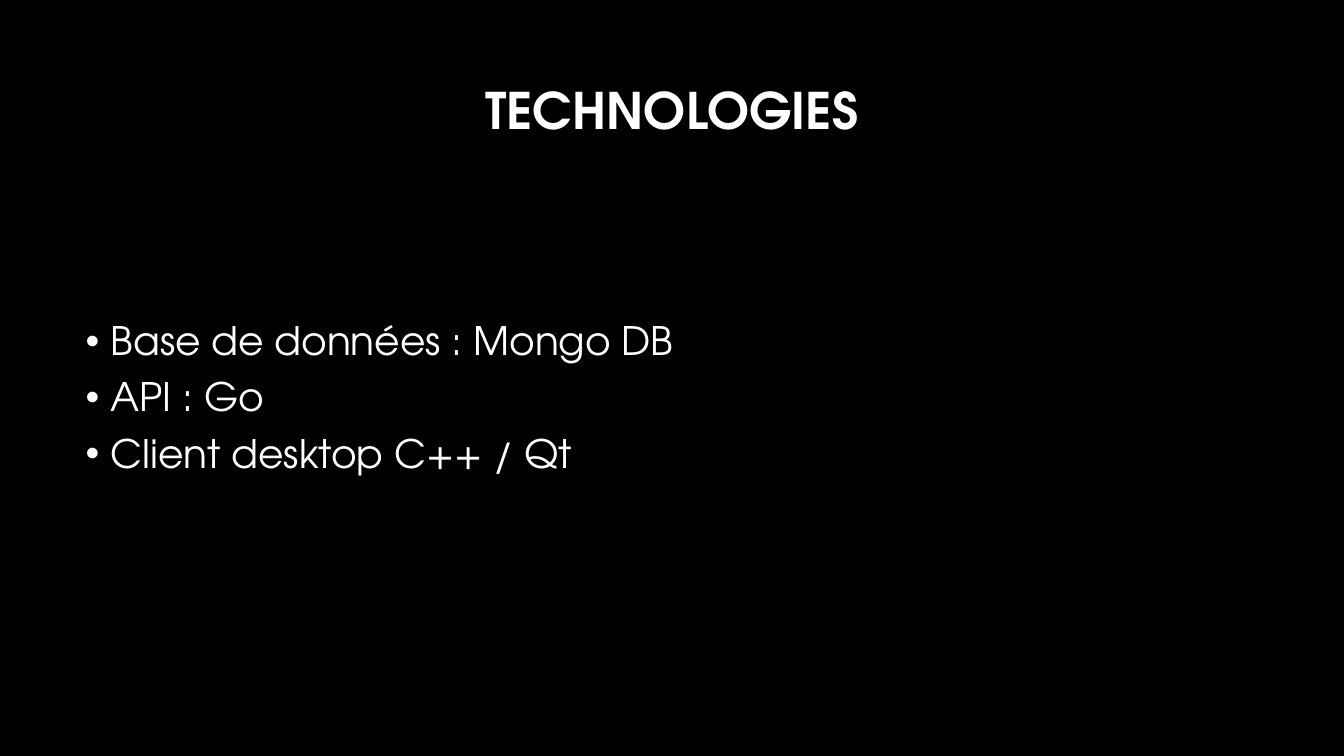
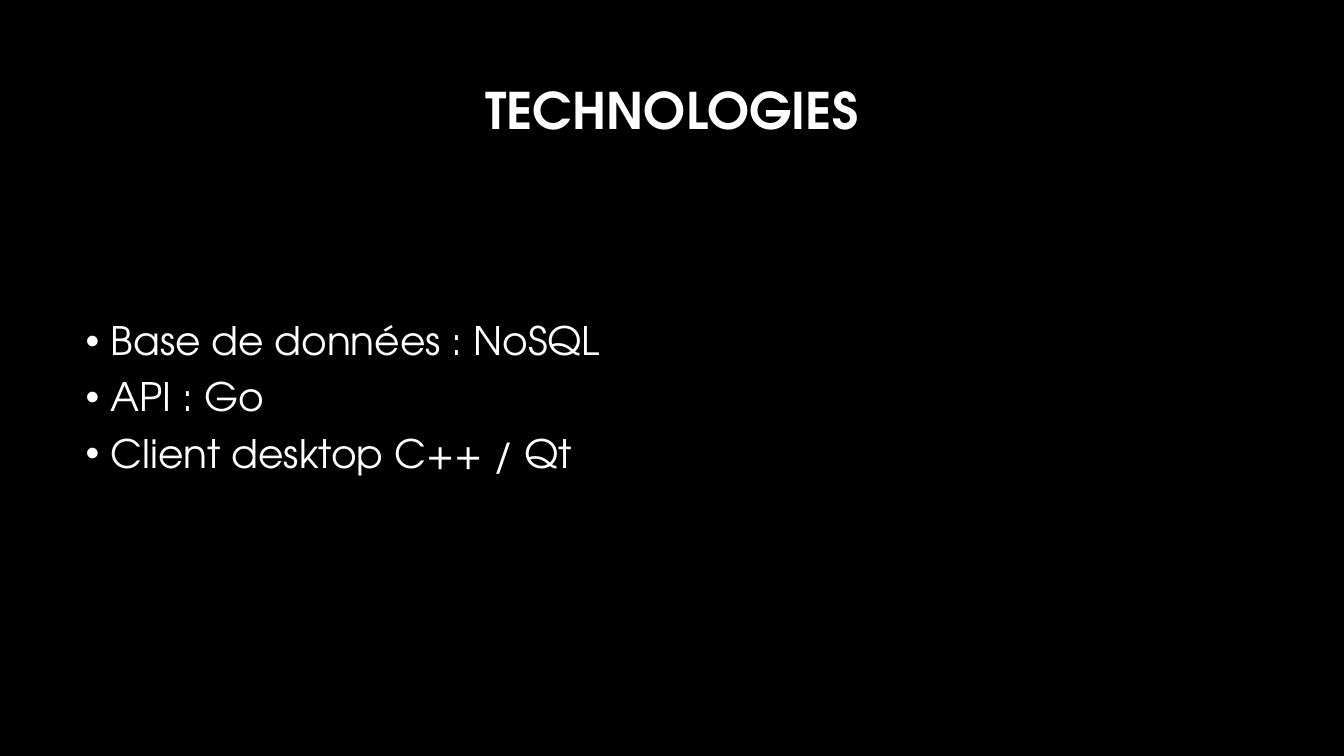
Before and after one commit to mistrale/everywhere, a slide deck: slide 4 of Presentation.odp. Drawn at 1344x756 pixels with LibreOffice and Linux fonts; fonts in the diff are those of the drawing; background and template pictures are left out. Boxes give left, top, right and bottom in pixels: in the first picture for what was removed or moved away, otherwise in the second. Text is boxed around its words. In the diff, an @@ line names an element or a change of style, - is before the commit and + after.

```diff
--- a/Presentation.odp
+++ b/Presentation.odp
@@ text at (111, 325, 600, 356): text changed @@
-• Base de données : Mongo DB
+• Base de données : NoSQL
```
Also in this commit, not shown: 2 other slides changed, 3 other files.
